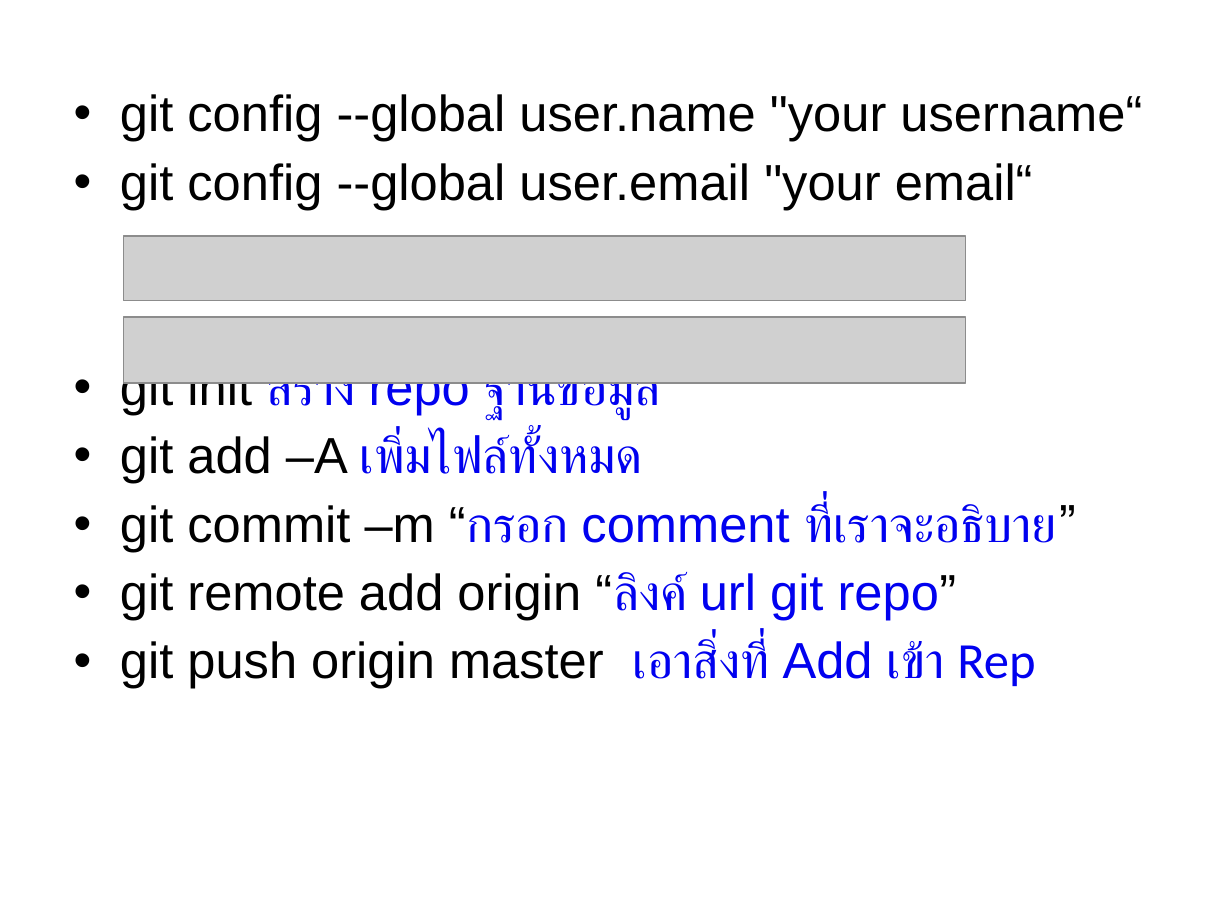
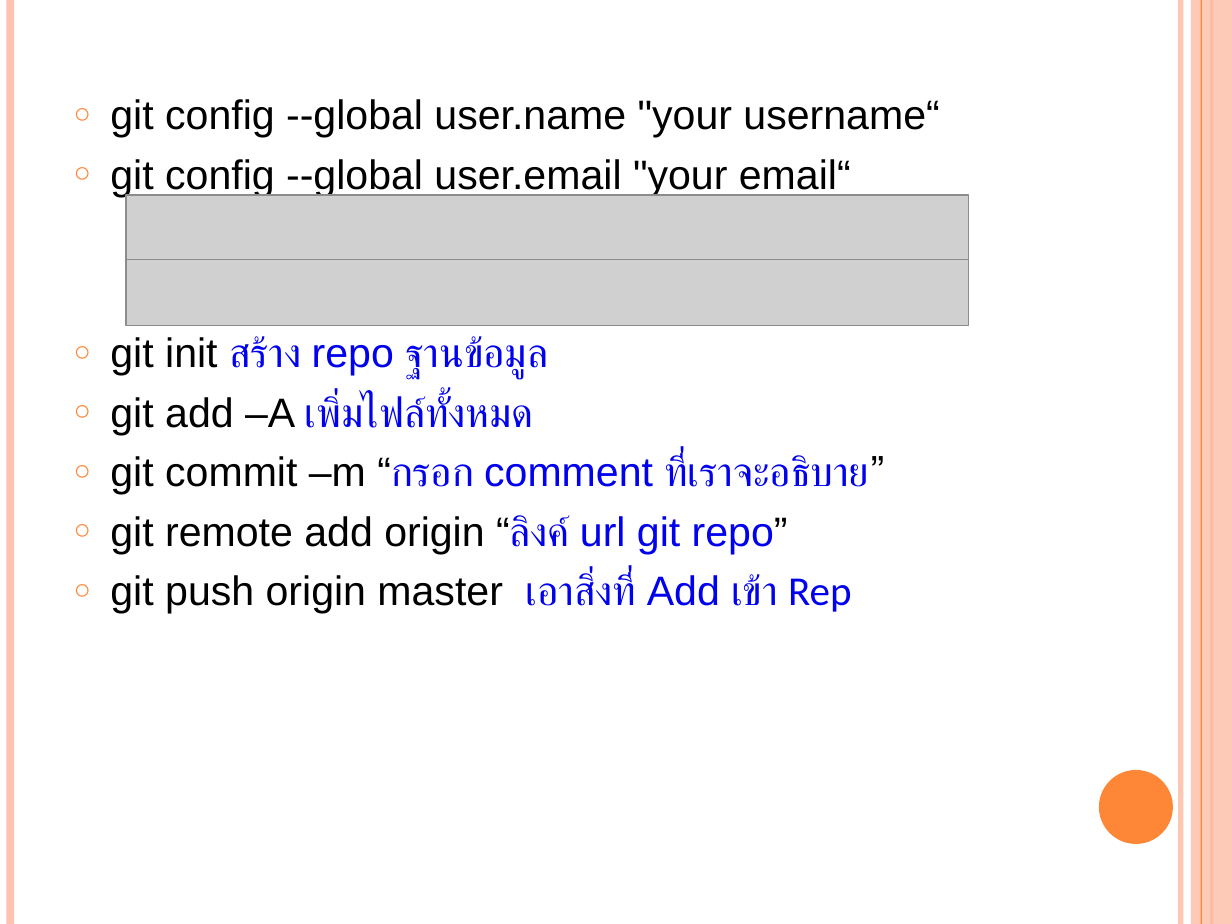
Before and after one commit to Mittapap/interview_rails, a slide deck: slide 7 of presentation.ppt. Drawn at 1232x924 pixels with LibreOffice and Linux fonts; fonts in the diff are those of the drawing; grey boxes stand for pictures. Boxes give left, top, right and bottom in pixels: in the first picture for what was removed or moved away, otherwise in the second. Text is boxed around its words. In the diff, an @@ line names an element or a change of style, - is before the commit and + after.

```diff
--- a/presentation.ppt
+++ b/presentation.ppt
@@ line added from (10, 0) to (10, 924), #FEC3AE 4.51 pt @@
@@ line added from (1180, 0) to (1180, 924), #FEC3AE 3 pt @@
@@ rectangle added at bbox=[1191, 0, 1232, 924], fill #FEC3AE at 87% opacity @@
@@ line added from (1201, 0) to (1201, 924), #FE8637 0.74 pt @@
@@ line added from (1211, 0) to (1211, 924), #FE8637 1.5 pt @@
@@ text "git config --global user.name "your ..." at bbox=[110, 99, 939, 614]: size 29.6 to 24 pt; bullet • to ○; line spacing 0.9 to 1; less space between paragraphs; bullet colour #000000 to #FE8637 @@
@@ picture: place and size @@
-picture at bbox=[123, 317, 966, 383]
+picture at bbox=[126, 195, 968, 260]
@@ picture: place and size @@
-picture at bbox=[123, 237, 966, 302]
+picture at bbox=[126, 260, 968, 326]
@@ ellipse added at bbox=[1099, 770, 1173, 844], fill #FE8637 @@
```
Also in this commit, not shown: 13 other slides changed, 5 slides added, 1 slide removed.
